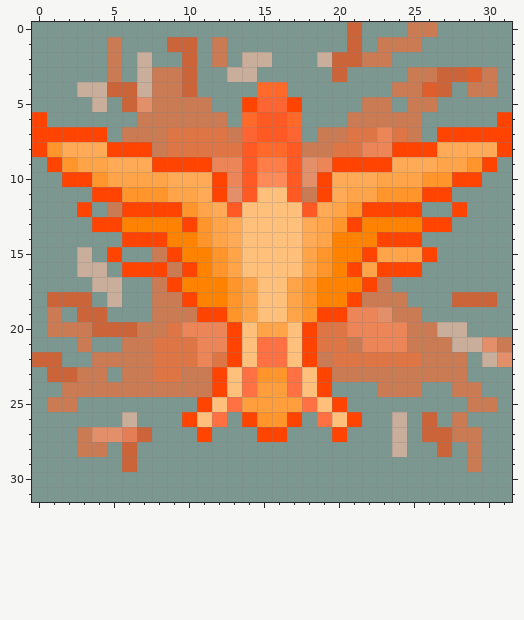
Edited in one commit: pixel-art sprite (Assets/Matato/Attacks/phoenix_bar/phoenix_sprite5.png). The picture above is the old version.
The file is 32x32 pixels. Colours within 5 levels of each other are drawn and written as one.
And afterwards:
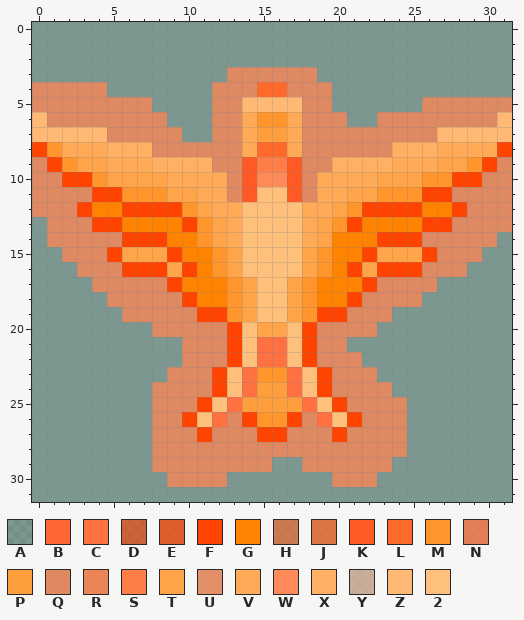
Palette (. is transparent): A #41414150  B #ff6532  C #ff7142  D #de420cba  E #ed4c11d4  F #ff4300  G #ff8300  H #de622fba  J #ed662dd4  K #ff5a23  L #ff6a2b  M #ff952b  N #ef7447dd  P #ff9e3d  Q #e6845be8  R #f57f4ee8  S #ff7e47  T #ffa449  U #ef885ddd  V #ffaa56  W #ff8a59  X #ffb062  Y #dca892bb  Z #ffb974  2 #ffc07c
What changed:
y 0: x 21 D -> A; x 25..26 HH -> AA
y 1: x 5 H -> A; x 9..10 DD -> AA; x 12 H -> A; x 21 D -> A; x 23..25 HHH -> AAA
y 2: x 5 H -> A; x 7 Y -> A; x 10 D -> A; x 12 H -> A; x 14..15 YY -> AA; x 19..23 YDDHH -> AAAAA
y 3: x 5 H -> A; x 7..10 YHHD -> AAAA; x 13..18 YYAAAA -> QQQQQQ; x 20 D -> A; x 25..30 HHDDEH -> AAAAAA
y 4: x 0..10 AAAYYDDYHHD -> QQQQQAAAAAA; x 12..14 AAA -> QQQ; x 17..19 AAA -> QQQ; x 24..27 HHED -> AAAA; x 29..30 HH -> AA
y 5: x 0..19 AAAAYADUHHHHAAFBBFAA -> QQQQQQQQAAAAQQZZZZQQ; x 22..23 HH -> AA; x 25..31 HHAAAAA -> AQQQQQQ
y 6: x 0..31 FAAAAAAHHHHHHALKKLAAAHHHHHAAAAAF -> ZQQQQQQQQAAAQQVMMVQQQAAQQQQQQQQZ
y 7: x 0..31 FFFFFAHHHJJJJHBKKBAHHJJRJHAFFFFF -> ZZZZZQQQQQAAQQVPPVQQQQQQQQQZZZZZ
y 8: x 5..14 FFFHJJJJJK -> XXXQQQQQQV; x 17..26 KHHJJRRFFF -> VQQQQQQXXX
y 9: x 0 A -> Q; x 8..13 FFFFRR -> XXXXQQ; x 18..23 URFFFF -> QQXXXX; x 31 A -> Q
y 10: x 0..1 AA -> QQ; x 12..13 FR -> VQ; x 18..19 UF -> QV; x 30..31 AA -> QQ
y 11: x 0..3 AAAA -> QQQQ; x 12..13 FU -> VQ; x 18..19 HF -> QV; x 28..31 AAAA -> QQQQ
y 12: x 0..2 AAA -> QQQ; x 4..5 AH -> GG; x 13 K -> V; x 18 K -> V; x 26..27 AA -> GG; x 29..31 AAA -> QQQ
y 13: x 1..3 AAA -> QQQ; x 28..31 AAAA -> QQQQ
y 14: x 1..5 AAAAA -> QQQQQ; x 26..30 AAAAA -> QQQQQ
y 15: x 2..4 AYA -> QQQ; x 6..8 AAH -> TTT; x 27..29 AAA -> QQQ
y 16: x 3..5 YYA -> QQQ; x 9 H -> T; x 26..28 AAA -> QQQ
y 17: x 4..8 YYAAH -> QQQQQ; x 23..26 HAAA -> QQQQ
y 18: x 1..3 DDD -> AAA; x 5..9 YAAHH -> QQQQQ; x 22..25 HHHA -> QQQQ; x 28..30 DDD -> AAA
y 19: x 1 H -> A; x 3..4 DD -> AA; x 6..10 AAHHH -> QQQQQ; x 21..25 RRUHH -> QQQAA
y 20: x 1..12 HHHDDDHHJRRR -> AAAAAAAQQQQQ; x 19..28 JJRRRRHHYY -> QQQQAAAAAA
y 21: x 3 H -> A; x 6..12 HHJJJRR -> AAAAQQQ; x 19..31 JJHRRRHHHYYUH -> QQAAAAAAAAAAA
y 22: x 0..1 DD -> AA; x 4..12 HHHHJJJRJ -> AAAAAAQQQ; x 19..28 HJJJJJJHHH -> QQQAAAAAAA; x 30..31 YU -> AA
y 23: x 1..4 DDHH -> AAAA; x 6..11 HHJJHH -> AAAQQQ; x 20..28 HHHHHHHHH -> QQQAAAAAA
y 24: x 2..11 HHHHHHHHHH -> AAAAAAQQQQ; x 20..25 AAAHHH -> QQQQAA; x 28..29 HH -> AA
y 25: x 1..2 HH -> AA; x 8..10 AAA -> QQQ; x 21..24 AAAA -> QQQQ; x 29..30 HH -> AA
y 26: x 6 Y -> A; x 8..9 AA -> QQ; x 13 A -> Q; x 18 A -> Q; x 22..24 AAY -> QQQ; x 26 D -> A; x 28 H -> A
y 27: x 3..10 HUUNDAAA -> AAAAAQQQ; x 12..14 AAA -> QQQ; x 17..19 AAA -> QQQ; x 21..24 AAAY -> QQQQ; x 26..29 DDHH -> AAAA
y 28: x 3..4 HH -> AA; x 6 D -> A; x 8..24 AAAAAAAAAAAAAAAAY -> QQQQQQQQQQQQQQQQQ; x 27 D -> A; x 29 H -> A
y 29: x 6 D -> A; x 8..15 AAAAAAAA -> QQQQQQQQ; x 18..23 AAAAAA -> QQQQQQ; x 29 H -> A
y 30: x 9..12 AAAA -> QQQQ; x 20..22 AAA -> QQQ
Boxes around the changes in both pictures, in picture pixels (x1, y1, x2, y2):
changed: (32, 22, 512, 487)
